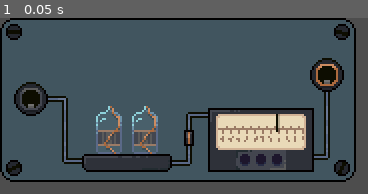
Above: before the commit, frame 1.
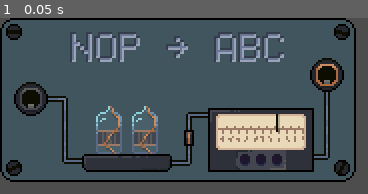
Above: after the commit, the same moment.

Repository: Limit-sest/wiretap
Game: Godot game, scene res://modules/caesar/CaesarModule.tscn
The game is run twice, just before and just after one commit, with the same random seed, the same clock (stepped at 60 frames per second) and the same inputs. This scene is started directly instead of the project's main scene.
Inputs:
- Up to frame 1 (0.05 s): no input

The runs differ from the first frame. In frame 1, 4.3% of the frame differs, in the area x 19-78%, y 7-25%.

Commit message:
Remove ports from the base module

Diff:
--- a/modules/base/BaseModule.tscn
+++ b/modules/base/BaseModule.tscn
@@ -1,14 +1,8 @@
-[gd_scene load_steps=12 format=3 uid="uid://d4wuumyitonl"]
+[gd_scene load_steps=6 format=3 uid="uid://d4wuumyitonl"]
 
 [ext_resource type="Texture2D" uid="uid://cxfelrk8jll08" path="res://assets/Sprites/Custom/module_bg.png" id="1_ippni"]
 [ext_resource type="Script" uid="uid://dioc304gcuurg" path="res://modules/base/base_module.gd" id="1_shlye"]
-[ext_resource type="Texture2D" uid="uid://pnxp8nov1c1m" path="res://assets/Sprites/Custom/input.png" id="2_yrwks"]
-[ext_resource type="Texture2D" uid="uid://ddypphqmk4r4s" path="res://assets/Sprites/Custom/input_disabled.png" id="3_y7110"]
-[ext_resource type="Texture2D" uid="uid://kligwqb1a4ks" path="res://assets/Sprites/Custom/output.png" id="4_ofup8"]
-[ext_resource type="Script" uid="uid://cc32ja4xp3c03" path="res://modules/base/input.gd" id="4_op6lv"]
-[ext_resource type="Texture2D" uid="uid://ddkuwqloljfaq" path="res://assets/Sprites/Custom/output_disabled.png" id="5_43y58"]
 [ext_resource type="Texture2D" uid="uid://cvhvsebtm7c81" path="res://assets/Sprites/Content/Power Hub/5.png" id="7_3tf07"]
-[ext_resource type="Script" uid="uid://b7jnqb5eybg8e" path="res://modules/base/output.gd" id="7_op6lv"]
 [ext_resource type="AudioStream" uid="uid://dx481gcm44cru" path="res://assets/sounds/beep.mp3" id="10_5x36q"]
 
 [sub_resource type="StyleBoxTexture" id="StyleBoxTexture_3tf07"]
@@ -44,41 +38,6 @@
 layout_mode = 2
 stretch_mode = 2
 
-[node name="Input" type="TextureButton" parent="Panel" groups=["input", "ports"]]
-custom_minimum_size = Vector2(21, 21)
-layout_mode = 1
-anchors_preset = 15
-anchor_right = 1.0
-anchor_bottom = 1.0
-offset_left = 5.0
-offset_top = 30.0
-offset_right = -152.0
-offset_bottom = -31.0
-grow_horizontal = 2
-grow_vertical = 2
-action_mode = 0
-texture_normal = ExtResource("2_yrwks")
-texture_disabled = ExtResource("3_y7110")
-stretch_mode = 3
-script = ExtResource("4_op6lv")
-
-[node name="Output" type="TextureButton" parent="Panel" groups=["output", "ports"]]
-custom_minimum_size = Vector2(21, 21)
-layout_mode = 1
-anchors_preset = 15
-anchor_right = 1.0
-anchor_bottom = 1.0
-offset_left = 153.0
-offset_top = 18.0
-offset_right = -4.0
-offset_bottom = -43.0
-grow_horizontal = 2
-grow_vertical = 2
-texture_normal = ExtResource("4_ofup8")
-texture_disabled = ExtResource("5_43y58")
-stretch_mode = 3
-script = ExtResource("7_op6lv")
-
 [node name="pin1" type="TextureRect" parent="."]
 visible = false
 layout_mode = 0
@@ -100,7 +59,7 @@
 stretch_mode = 2
 
 [node name="pin3" type="TextureRect" parent="."]
-modulate = Color(1, 0.35686275, 0, 1)
+visible = false
 layout_mode = 0
 offset_left = 131.0
 offset_top = 63.0
@@ -113,8 +72,3 @@
 unique_name_in_owner = true
 stream = ExtResource("10_5x36q")
 volume_db = 0.595
-
-[connection signal="send_signal" from="." to="Panel/Output" method="_on_send_signal"]
-[connection signal="pressed" from="Panel/Input" to="Panel/Input" method="_on_pressed"]
-[connection signal="signal_recieved" from="Panel/Input" to="." method="_on_signal_recieved"]
-[connection signal="pressed" from="Panel/Output" to="Panel/Output" method="_on_pressed"]
--- a/modules/caesar/CaesarModule.tscn
+++ b/modules/caesar/CaesarModule.tscn
@@ -1,10 +1,11 @@
-[gd_scene load_steps=3 format=3 uid="uid://b3hqvxu7qvdkm"]
+[gd_scene load_steps=4 format=3 uid="uid://dofci6dndd72w"]
 
-[ext_resource type="PackedScene" uid="uid://d4wuumyitonl" path="res://modules/base/BaseModule.tscn" id="1_q0ffq"]
+[ext_resource type="PackedScene" uid="uid://cwhyj2ac20n2l" path="res://modules/cipher/CipherModule.tscn" id="1_nt756"]
 [ext_resource type="Script" uid="uid://wq0sc7p2e8j" path="res://modules/caesar/caesar_module.gd" id="2_ryoqu"]
+[ext_resource type="Texture2D" uid="uid://s7bakdsjyuct" path="res://assets/Sprites/Custom/caesar_text.png" id="3_iweka"]
 
-[node name="BaseModule" groups=["caesar_module"] instance=ExtResource("1_q0ffq")]
+[node name="BaseModule" instance=ExtResource("1_nt756")]
 script = ExtResource("2_ryoqu")
 
-[node name="pin3" parent="." index="3"]
-visible = false
+[node name="TextureRect" parent="Panel/CenterContainer" index="0"]
+texture = ExtResource("3_iweka")
--- a/modules/cipher/CipherModule.tscn
+++ b/modules/cipher/CipherModule.tscn
@@ -1,11 +1,53 @@
-[gd_scene load_steps=3 format=3 uid="uid://cwhyj2ac20n2l"]
+[gd_scene load_steps=9 format=3 uid="uid://cwhyj2ac20n2l"]
 
 [ext_resource type="PackedScene" uid="uid://d4wuumyitonl" path="res://modules/base/BaseModule.tscn" id="1_q0ffq"]
 [ext_resource type="Script" uid="uid://d1xe1rfj4brgg" path="res://modules/cipher/cipher_module.gd" id="2_ryoqu"]
+[ext_resource type="Texture2D" uid="uid://pnxp8nov1c1m" path="res://assets/Sprites/Custom/input.png" id="3_jq73h"]
+[ext_resource type="Texture2D" uid="uid://ddypphqmk4r4s" path="res://assets/Sprites/Custom/input_disabled.png" id="4_rwor2"]
+[ext_resource type="Script" uid="uid://cc32ja4xp3c03" path="res://modules/base/input.gd" id="5_s5ych"]
+[ext_resource type="Texture2D" uid="uid://kligwqb1a4ks" path="res://assets/Sprites/Custom/output.png" id="6_qxdwh"]
+[ext_resource type="Texture2D" uid="uid://ddkuwqloljfaq" path="res://assets/Sprites/Custom/output_disabled.png" id="7_mjv0m"]
+[ext_resource type="Script" uid="uid://b7jnqb5eybg8e" path="res://modules/base/output.gd" id="8_b3ibg"]
 
 [node name="BaseModule" groups=["cipher_module"] instance=ExtResource("1_q0ffq")]
 script = ExtResource("2_ryoqu")
 
-[node name="pin3" parent="." index="3"]
-visible = false
-modulate = Color(1, 1, 1, 1)
+[node name="Input" type="TextureButton" parent="." index="1" groups=["input", "ports"]]
+custom_minimum_size = Vector2(21, 21)
+layout_mode = 1
+anchors_preset = 15
+anchor_right = 1.0
+anchor_bottom = 1.0
+offset_left = 5.0
+offset_top = 30.0
+offset_right = -152.0
+offset_bottom = -31.0
+grow_horizontal = 2
+grow_vertical = 2
+mouse_default_cursor_shape = 6
+action_mode = 0
+texture_normal = ExtResource("3_jq73h")
+texture_disabled = ExtResource("4_rwor2")
+stretch_mode = 3
+script = ExtResource("5_s5ych")
+
+[node name="Output" type="TextureButton" parent="." index="2" groups=["output", "ports"]]
+custom_minimum_size = Vector2(21, 21)
+layout_mode = 1
+anchors_preset = 15
+anchor_right = 1.0
+anchor_bottom = 1.0
+offset_left = 153.0
+offset_top = 18.0
+offset_right = -4.0
+offset_bottom = -43.0
+grow_horizontal = 2
+grow_vertical = 2
+mouse_default_cursor_shape = 6
+texture_normal = ExtResource("6_qxdwh")
+texture_disabled = ExtResource("7_mjv0m")
+stretch_mode = 3
+script = ExtResource("8_b3ibg")
+
+[connection signal="pressed" from="Input" to="Input" method="_on_pressed"]
+[connection signal="pressed" from="Output" to="Output" method="_on_pressed"]
--- /dev/null
+++ b/modules/display/DisplayModule.tscn
@@ -0,0 +1,48 @@
+[gd_scene load_steps=7 format=3 uid="uid://bgkr535hd43nt"]
+
+[ext_resource type="PackedScene" uid="uid://d4wuumyitonl" path="res://modules/base/BaseModule.tscn" id="1_q3j71"]
+[ext_resource type="Texture2D" uid="uid://dw7b83wjviduf" path="res://assets/Sprites/Custom/display_text.png" id="2_amw0v"]
+[ext_resource type="Texture2D" uid="uid://bnomwum6omcts" path="res://assets/Sprites/Custom/display_symbolt.png" id="3_bao1h"]
+[ext_resource type="Texture2D" uid="uid://pnxp8nov1c1m" path="res://assets/Sprites/Custom/input.png" id="3_v05y0"]
+[ext_resource type="Texture2D" uid="uid://ddypphqmk4r4s" path="res://assets/Sprites/Custom/input_disabled.png" id="4_rb8yj"]
+[ext_resource type="Script" uid="uid://cc32ja4xp3c03" path="res://modules/base/input.gd" id="5_0lq0m"]
+
+[node name="BaseModule" instance=ExtResource("1_q3j71")]
+
+[node name="TextureRect" parent="Panel/CenterContainer" index="0"]
+texture = ExtResource("2_amw0v")
+
+[node name="Input" type="TextureButton" parent="." index="1" groups=["input", "ports"]]
+custom_minimum_size = Vector2(21, 21)
+layout_mode = 1
+anchors_preset = 15
+anchor_right = 1.0
+anchor_bottom = 1.0
+offset_left = 5.0
+offset_top = 30.0
+offset_right = -152.0
+offset_bottom = -31.0
+grow_horizontal = 2
+grow_vertical = 2
+mouse_default_cursor_shape = 6
+action_mode = 0
+texture_normal = ExtResource("3_v05y0")
+texture_disabled = ExtResource("4_rb8yj")
+stretch_mode = 3
+script = ExtResource("5_0lq0m")
+
+[node name="Output_placeholder" type="TextureRect" parent="." index="2"]
+layout_mode = 1
+anchors_preset = 15
+anchor_right = 1.0
+anchor_bottom = 1.0
+offset_left = 156.0
+offset_top = 22.0
+offset_right = -7.0
+offset_bottom = -45.0
+grow_horizontal = 2
+grow_vertical = 2
+texture = ExtResource("3_bao1h")
+stretch_mode = 2
+
+[connection signal="pressed" from="Input" to="Input" method="_on_pressed"]
